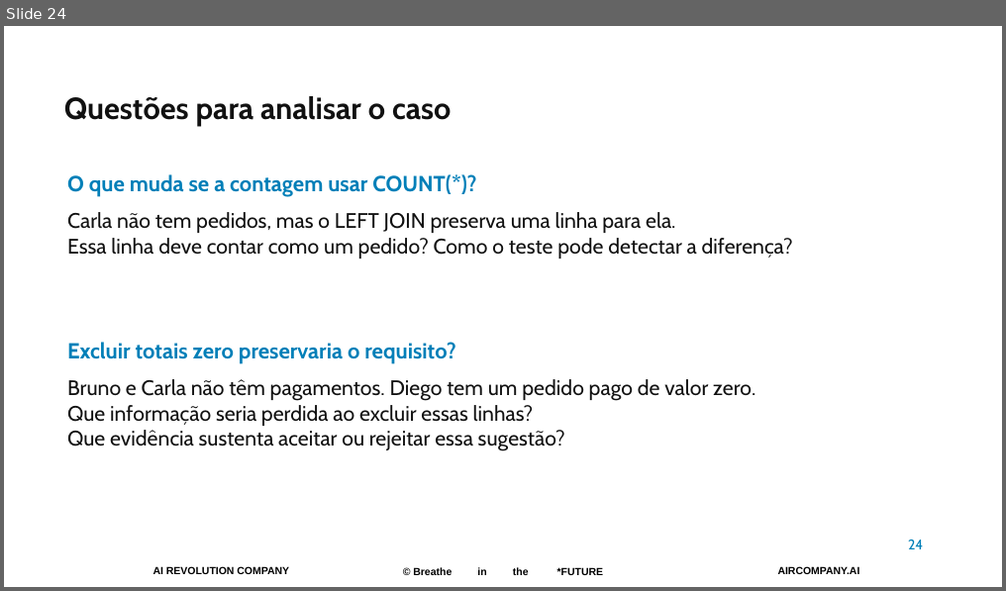
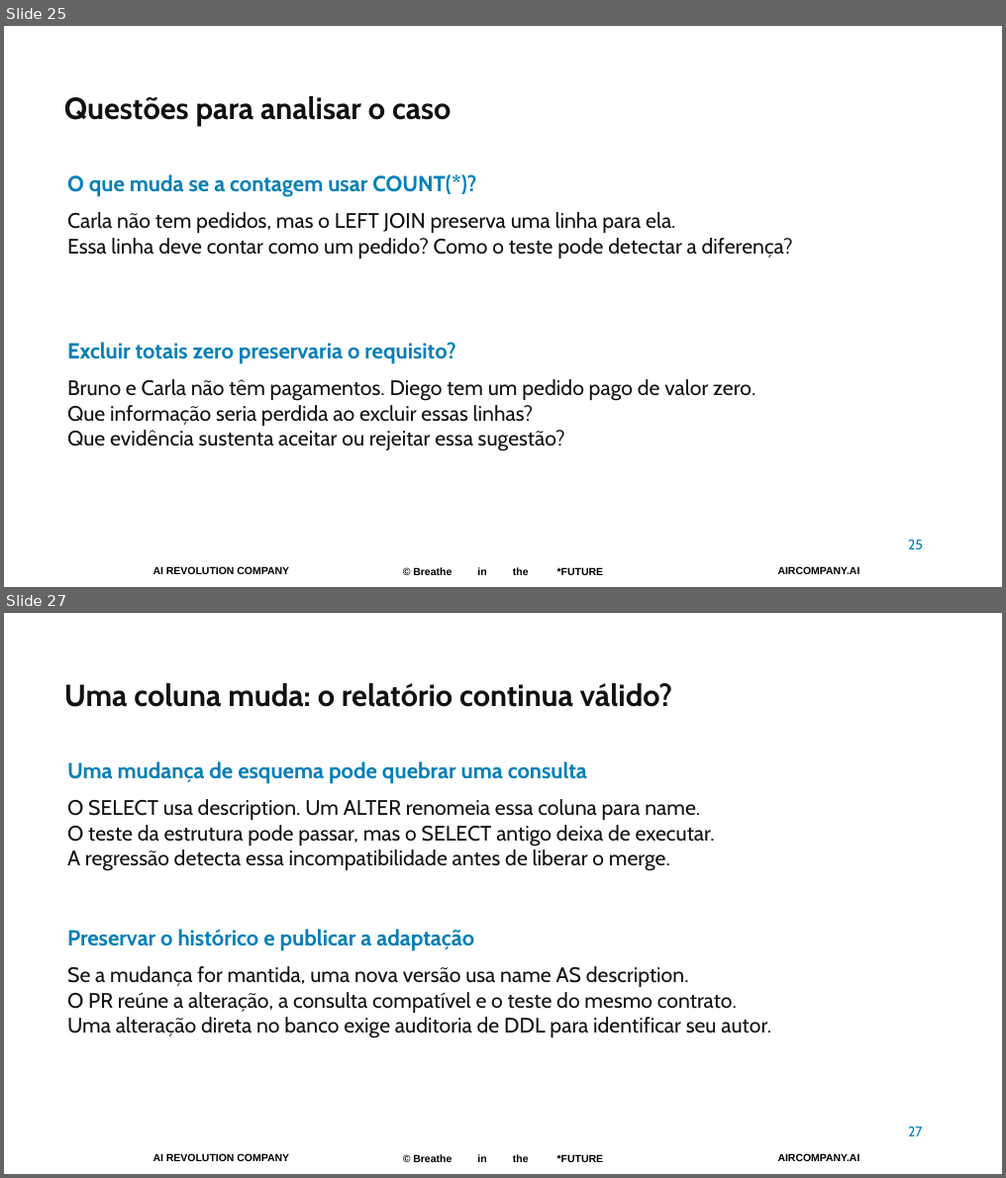
Before and after one commit to pedropalmieri/workshop4-pr-sql-ia, a slide deck: materiais/Workshop4-19nov2026.pptx. Shown one above the other, each under a label of ours: slide 24 before the commit, slides 25 and 27 after it; the slides between them are not shown. The pictures are 1006x591 and 1006x1178 pixels, drawn with LibreOffice and Linux fonts; fonts in the diff are those of the drawing; background and template pictures are left out. Boxes give left, top, right and bottom in pixels: in the first picture for what was removed or moved away, otherwise in the second. Text is boxed around its words. In the diff, an @@ line names an element or a change of style, - is before the commit and + after.

Commit message:
Organiza scripts SQL versionados e promoção develop para main

```diff
--- a/materiais/Workshop4-19nov2026.pptx
+++ b/materiais/Workshop4-19nov2026.pptx
@@ slide 27 added at [4, 613, 1002, 1174], background #FFFFFF; not listed: 3 template elements that a slide beside it also shows @@
@@ text added at [64, 683, 672, 707], 29.2 pt, text #111111, bold @@
+Uma coluna muda: o relatório continua válido?
@@ text added at [67, 761, 587, 784], 21 pt, text #007FB8, bold @@
+Uma mudança de esquema pode quebrar uma consulta
@@ text added at [67, 799, 715, 871], 20.2 pt, text #111111 @@
+O SELECT usa description. Um ALTER renomeia essa coluna para name.
+O teste da estrutura pode passar, mas o SELECT antigo deixa de executar.
+A regressão detecta essa incompatibilidade antes de liberar o merge.
@@ text added at [67, 929, 474, 952], 21 pt, text #007FB8, bold @@
+Preservar o histórico e publicar a adaptação
@@ text added at [67, 966, 771, 1039], 20.2 pt, text #111111 @@
+Se a mudança for mantida, uma nova versão usa name AS description.
+O PR reúne a alteração, a consulta compatível e o teste do mesmo contrato.
+Uma alteração direta no banco exige auditoria de DDL para identificar seu autor.
@@ text added at [908, 1127, 922, 1137], 13.5 pt, text #007FB8 @@
+27
@@ what was slide 24 is now slide 25 @@
@@ slide 25 changed as well @@
@@ text at [908, 540, 923, 550]: text changed @@
-24
+25
```
Also in this commit, not shown: 20 other slides changed, 3 other slides added, 55 other files.
